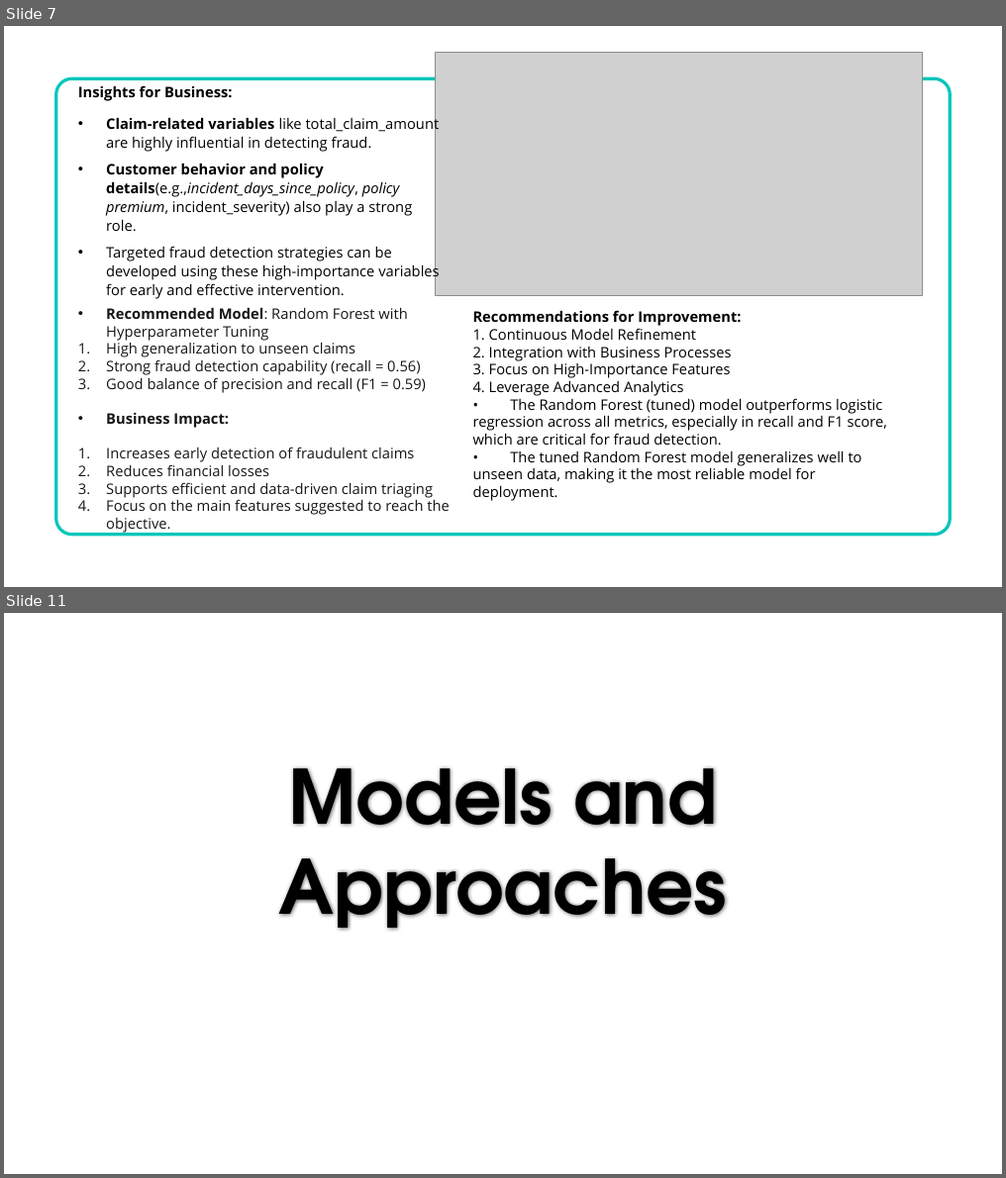
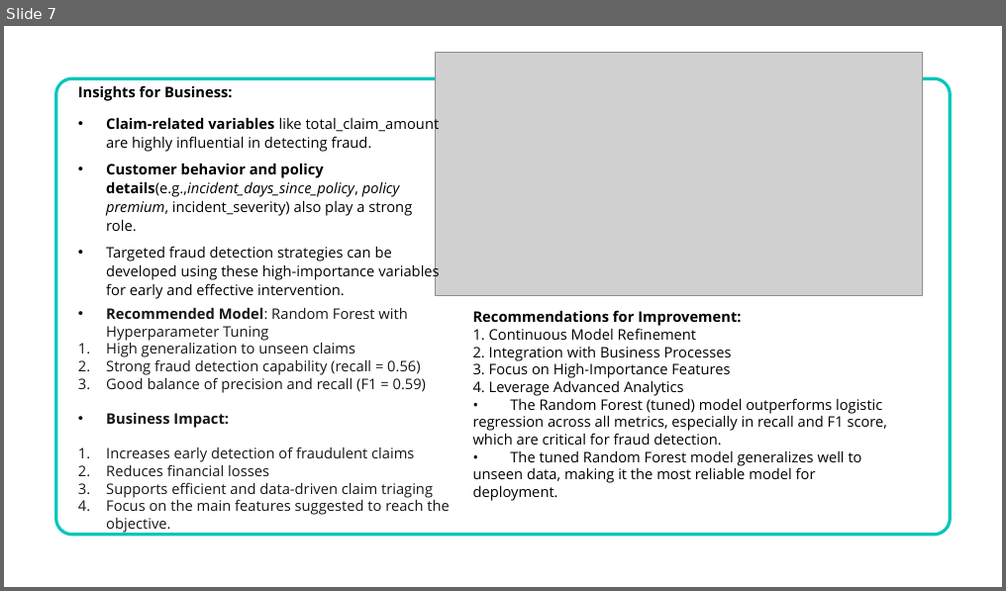
Before and after one commit to AshwiniA/Insurance-Fraud, a slide deck: Fraudulent Claim Detection_Final.pptx. Shown one above the other, each under a label of ours: slides 7 and 11 before the commit, slide 7 after it; the slides between them are not shown. The pictures are 1006x1178 and 1006x591 pixels, drawn with LibreOffice and Linux fonts; fonts in the diff are those of the drawing; grey boxes stand for pictures; background and template pictures are left out. Boxes give left, top, right and bottom in pixels: in the first picture for what was removed or moved away, otherwise in the second. Text is boxed around its words. In the diff, an @@ line names an element or a change of style, - is before the commit and + after.

```diff
--- a/Fraudulent Claim Detection_Final.pptx
+++ b/Fraudulent Claim Detection_Final.pptx
@@ slide 11 removed at [4, 613, 1002, 1174], background #FFFFFF @@
@@ title removed at [279, 767, 727, 930] @@
-Models and Approaches
```
Also in this commit, not shown: 9 other slides removed.
